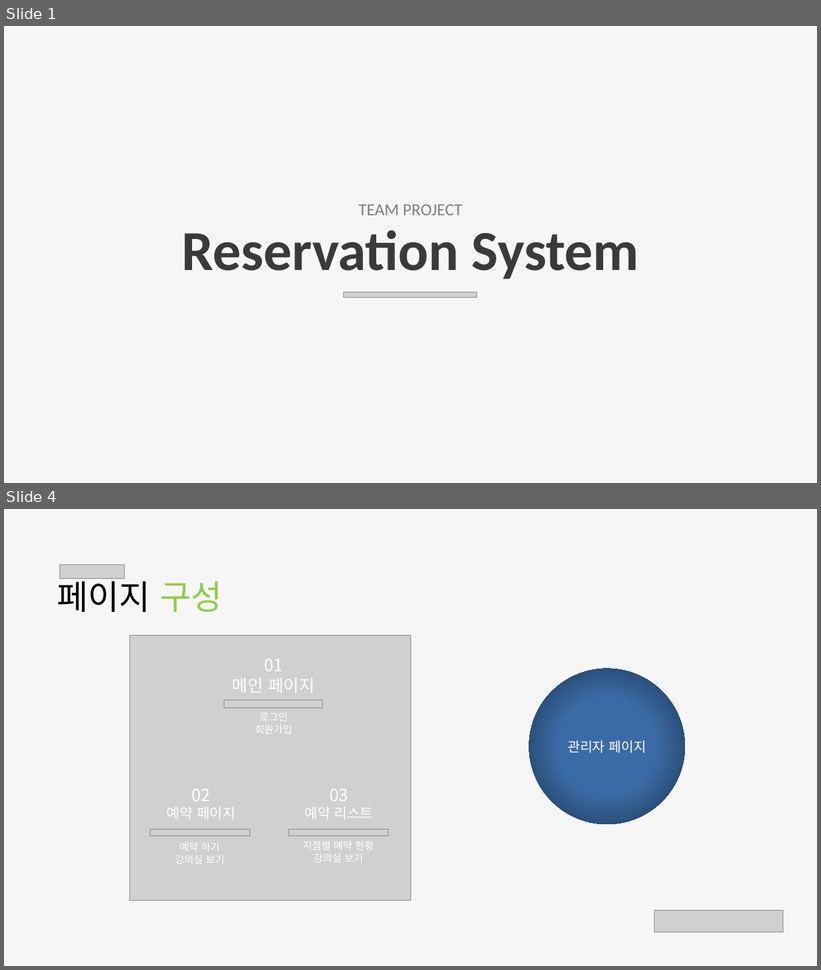
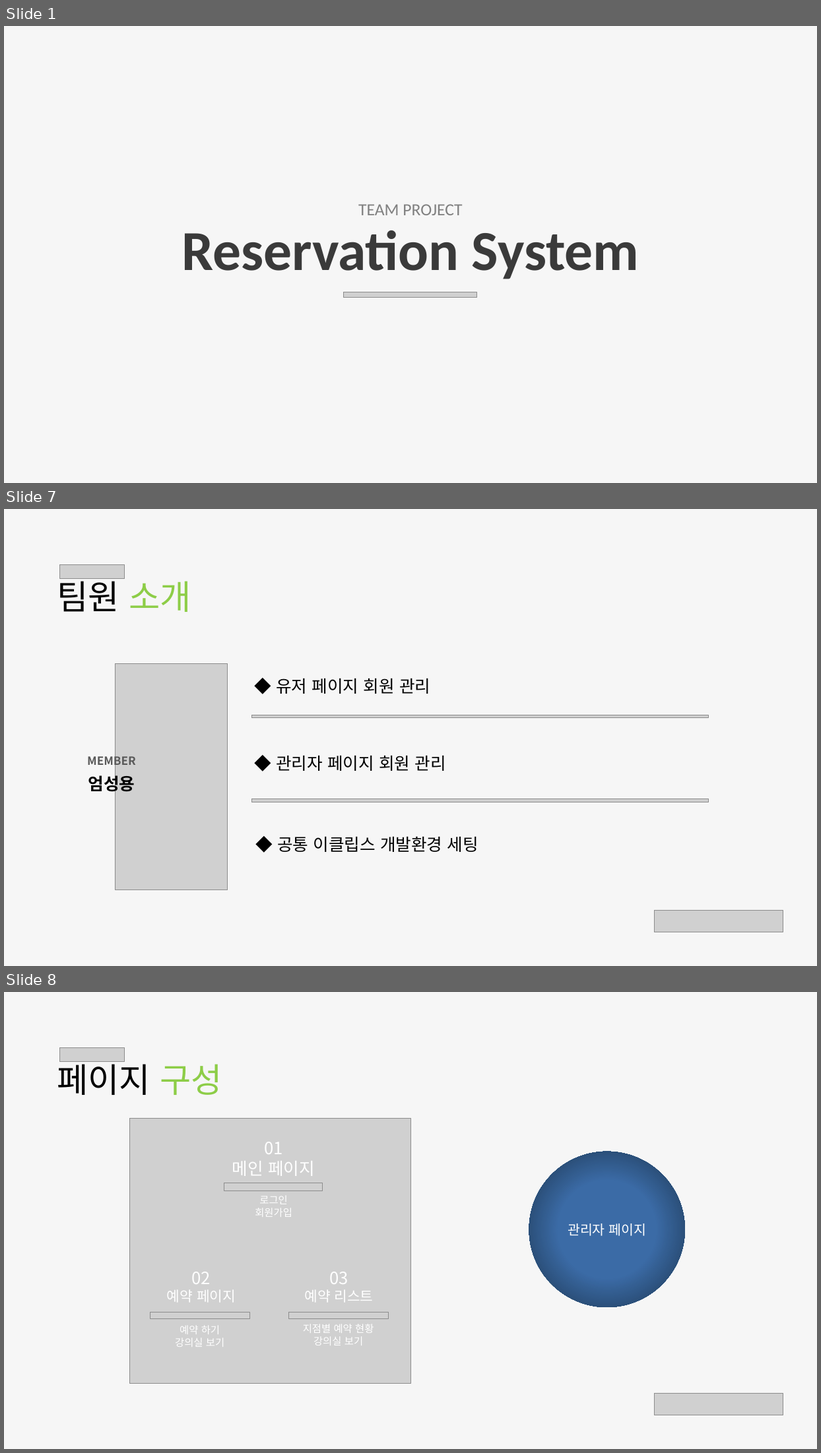
Before and after one commit to RionPark/jwc, a slide deck: src/숙제/d20200929/장동진/예약 시스템.pptx. Shown one above the other, each under a label of ours: slides 1 and 4 before the commit, slides 1, 7 and 8 after it; the slides between them are not shown. The pictures are 821x970 and 821x1453 pixels, drawn with LibreOffice and Linux fonts; fonts in the diff are those of the drawing; grey boxes stand for pictures; background and template pictures are left out. Boxes give left, top, right and bottom in pixels: in the first picture for what was removed or moved away, otherwise in the second. Text is boxed around its words. In the diff, an @@ line names an element or a change of style, - is before the commit and + after.

```diff
--- a/src/숙제/d20200929/장동진/예약 시스템.pptx
+++ b/src/숙제/d20200929/장동진/예약 시스템.pptx
@@ slide 7 added at [4,509,817,966], background #F6F6F6 @@
@@ picture added at [59,564,124,578] @@
@@ text added at [57,575,191,612], 60 pt, text #000000 @@
+팀원 소개
@@ picture added at [115,664,228,890] @@
@@ text added at [276,678,430,694], 30 pt, text #000000 @@
+◆ 유저 페이지 회원 관리
@@ picture added at [252,715,708,718] @@
@@ text added at [87,753,136,768], 20 pt, text #595959, bold @@
+MEMBER
@@ text added at [276,755,446,771], 30 pt, text #000000 @@
+◆ 관리자 페이지 회원 관리
@@ text added at [88,772,135,794], 30 pt, text #000000, bold @@
+엄성용
@@ picture added at [252,799,708,802] @@
@@ text added at [277,836,479,852], 30 pt, text #000000 @@
+◆ 공통 이클립스 개발환경 세팅
@@ picture added at [655,911,783,933] @@
@@ what was slide 4 is now slide 8 @@
```
Also in this commit, not shown: 8 slides changed, 3 other slides added, 3 slides removed.
